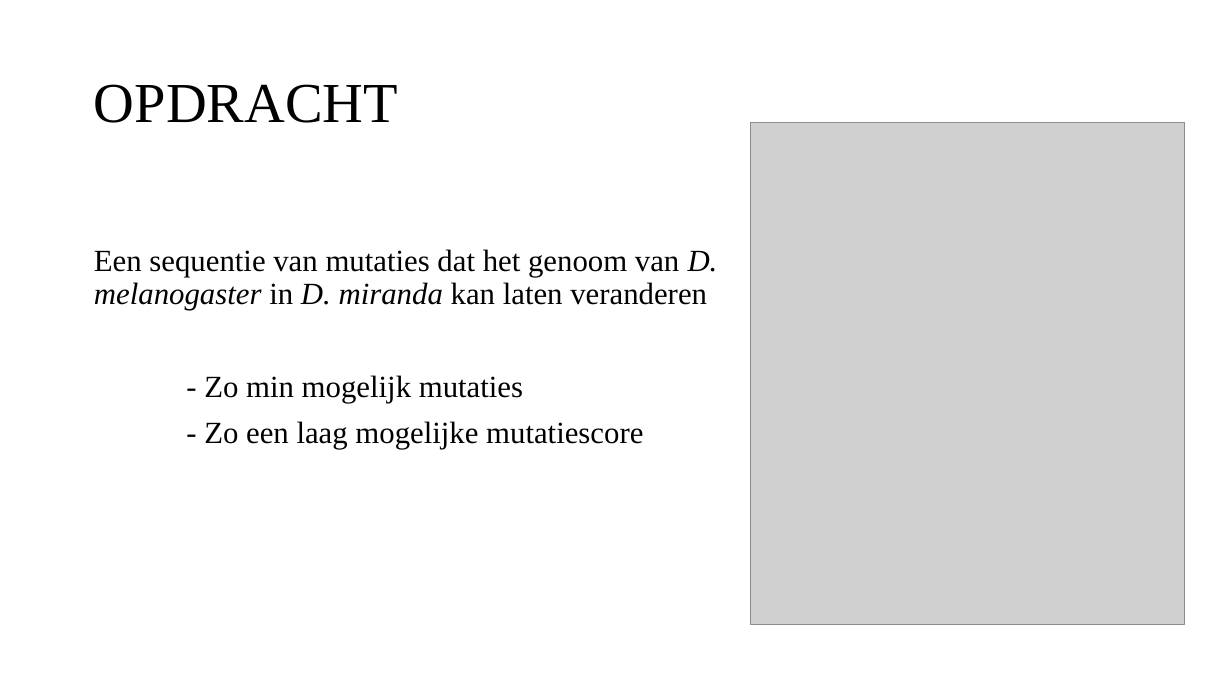
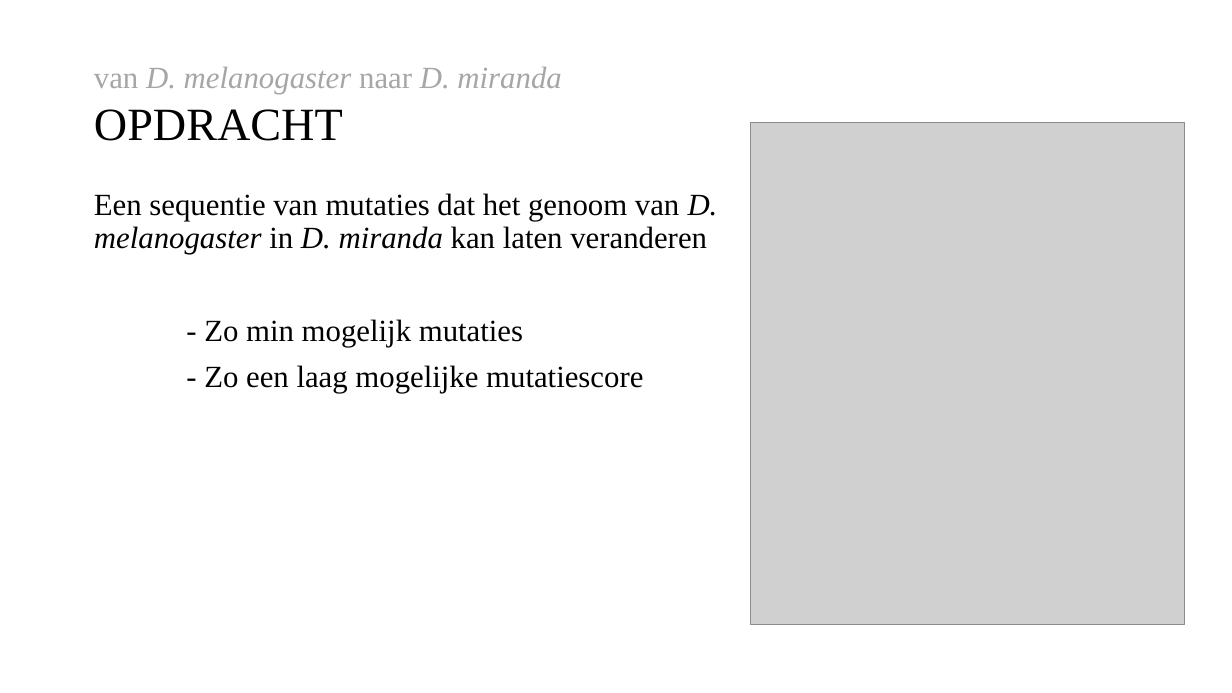
Before and after one commit to Leanderrr/fruitvliegen, a slide deck: slide 4 of verslaglegging en presentaties/Powerpont 1.pptx. Drawn at 1232x693 pixels with LibreOffice and Linux fonts; fonts in the diff are those of the drawing; grey boxes stand for pictures. Boxes give left, top, right and bottom in pixels: in the first picture for what was removed or moved away, otherwise in the second. Text is boxed around its words. In the diff, an @@ line names an element or a change of style, - is before the commit and + after.

```diff
--- a/verslaglegging en presentaties/Powerpont 1.pptx
+++ b/verslaglegging en presentaties/Powerpont 1.pptx
@@ title at [94,67,561,141]: text changed; size 44 to 24 pt; text colour #000000 to #A6A6A6; italic on @@
-OPDRACHT
+van D. melanogaster naar D. miranda
+OPDRACHT
@@ text "Een sequentie van mutaties dat ...": place and size @@
-text "Een sequentie van mutaties dat ..." at [94,249,718,449]
+text "Een sequentie van mutaties dat ..." at [94,193,718,393]
```
Also in this commit, not shown: 2 other slides changed, 3 other files.
